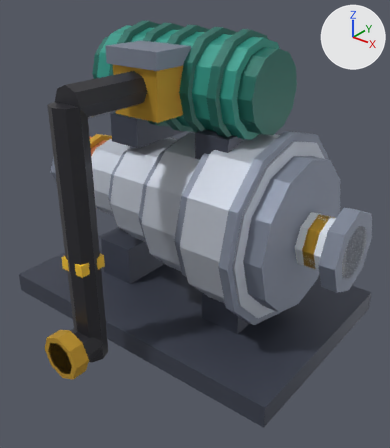
An edit to the glTF model assets/managed-models/engine-room/steam-turbine/steam-turbine.glb, drawn before and after from the same camera.
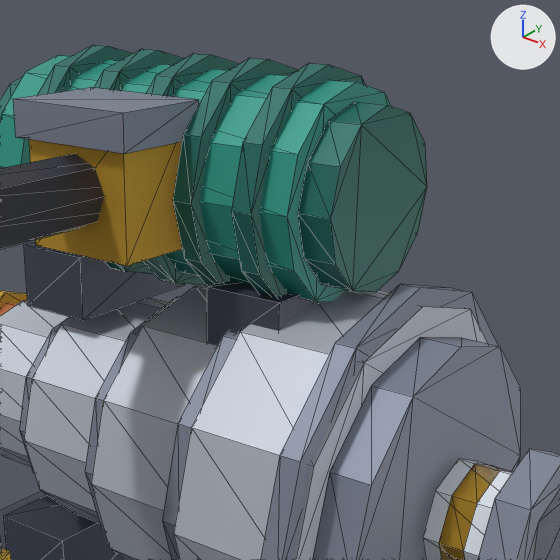
Each version appears first whole from a camera (50 mm lens) standing at (0.905, -1.107, 0.956) and looking at (0.087, -0.084, 0.321), and next in a close-up on the part from 25% to 92% of the width and 0% to 58% of the height. Every picture has the same lights, and +X, +Y and +Z are marked at upper right. The last two pictures show the newer version. The close-ups show mesh edges as thin lines. Where no turn or scale is listed for an object, it has been applied to the vertices.

Objects in the first close-up: 'steam-turbine'.
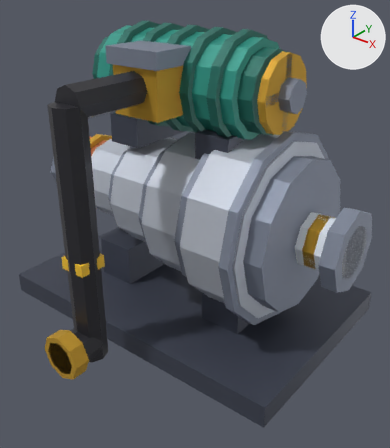
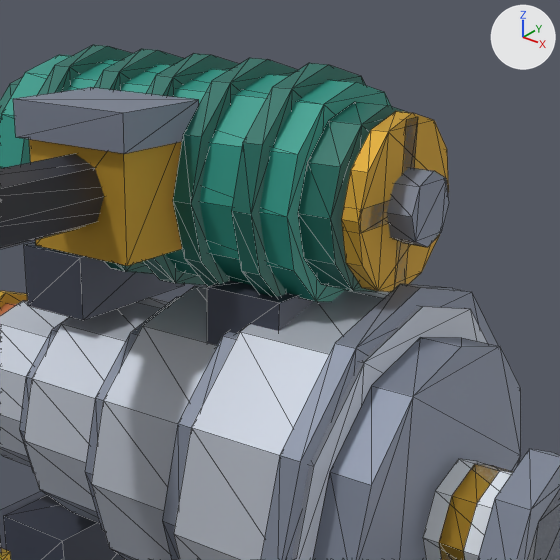
Changed parts and their boxes (x1, y1, x2, y2) in the close-ups (560 x 560 px):
'spin-x', added
    after: (341, 111, 449, 292)

The change, as a list of edits to the scene's bpy script:
```text
Add img_spin_x_basecolor:
    img_spin_x_basecolor = load_image('spin-x_BaseColor', '_unpacked/spin-x_BaseColor', 128, 48, 'sRGB')
Add img_spin_x_maskmap:
    img_spin_x_maskmap = load_image('spin-x_MaskMap', '_unpacked/spin-x_MaskMap', 128, 48, 'Non-Color')
Add img_spin_x_emission:
    img_spin_x_emission = load_image('spin-x_Emission', '_unpacked/spin-x_Emission', 128, 48, 'sRGB')
Add mat_m_spin_x:
    mat_m_spin_x = bpy.data.materials.new('M_spin-x')
    # uses the picture img_spin_x_basecolor
    # uses the picture img_spin_x_emission
    # uses the picture img_spin_x_maskmap
Add me_spin_x:
    me_spin_x.from_pydata(...)  # a 12-sided cylinder along x spanning x 0.27..0.29, y -0.095..0.095, z -0.095..0.095; an 8-sided cylinder along x spanning x 0.27..0.32, y -0.04..0.04, z -0.04..0.04; a box spanning x 0.27..0.29, y -0.012..0.012, z -0.09..0.09; a box spanning x 0.27..0.29, y -0.09..0.09, z -0.012..0.012
    me_spin_x.materials.append(mat_m_spin_x)
Add ob_spin_x:
    ob_spin_x = bpy.data.objects.new('spin-x', me_spin_x)
    ob_spin_x.location = (0.0, 0.0, 0.68)
```
